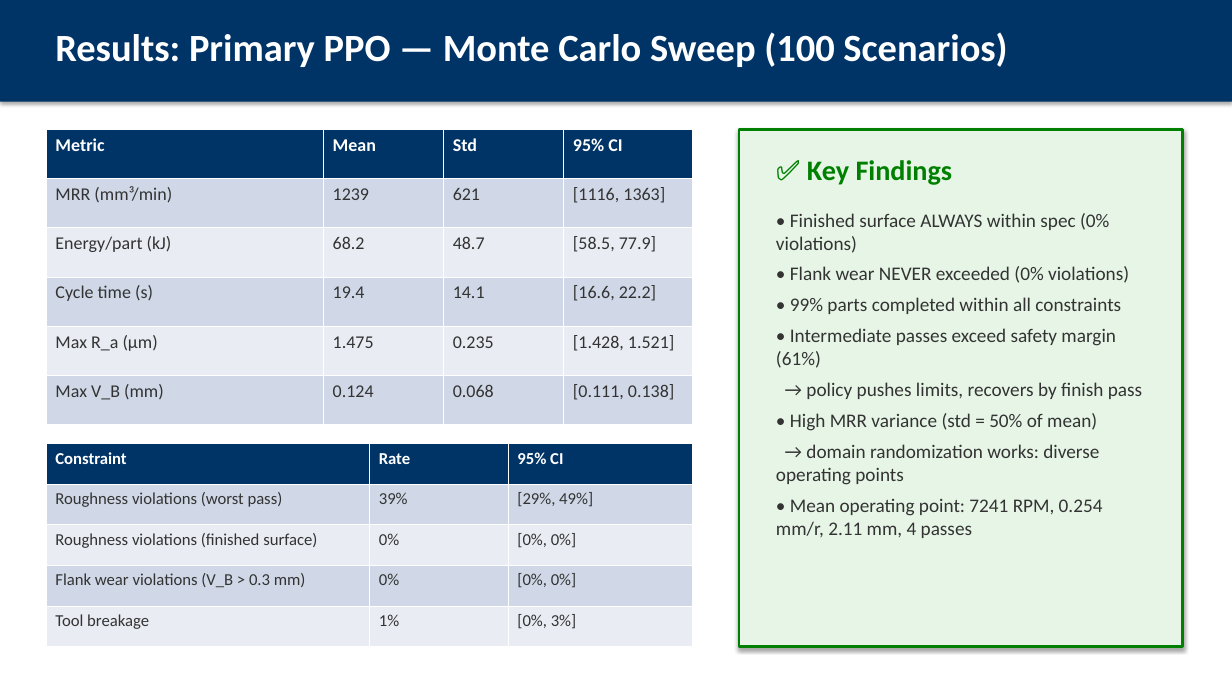
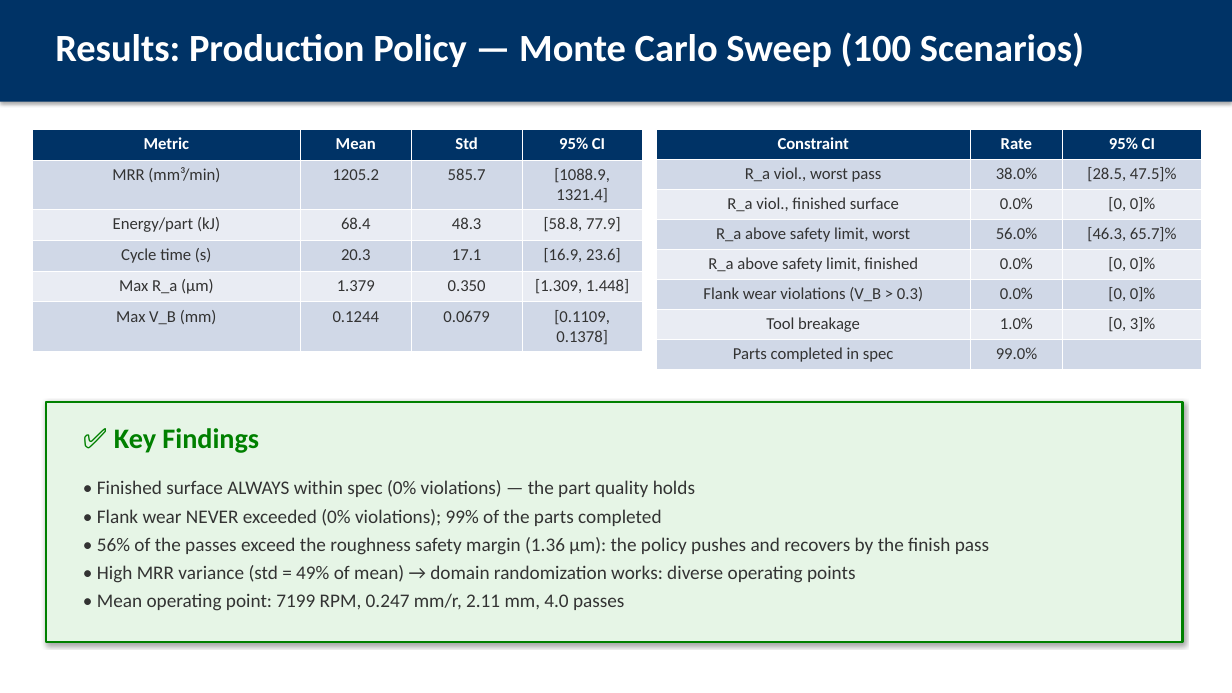
Before and after one commit to AbhinandIITM/AI-in-Mfg, a slide deck: slide 8 of report/presentation.pptx (slide 7 before the commit). Drawn at 1232x693 pixels with LibreOffice and Linux fonts; fonts in the diff are those of the drawing. Boxes give left, top, right and bottom in pixels: in the first picture for what was removed or moved away, otherwise in the second. Text is boxed around its words. In the diff, an @@ line names an element or a change of style, - is before the commit and + after.

```diff
--- a/report/presentation.pptx
+++ b/report/presentation.pptx
@@ text at bbox=[55, 32, 1084, 67]: text changed @@
-Results: Primary PPO — Monte Carlo Sweep (100 Scenarios)
+Results: Production Policy — Monte Carlo Sweep (100 Scenarios)
@@ table at bbox=[32, 129, 642, 349] @@
-row 2: MRR (mm³/min) | 1239 | 621 | [1116, 1363]
+row 2: MRR (mm³/min) | 1205.2 | 585.7 | [1088.9, 1321.4]
-row 3: Energy/part (kJ) | 68.2 | 48.7 | [58.5, 77.9]
+row 3: Energy/part (kJ) | 68.4 | 48.3 | [58.8, 77.9]
-row 4: Cycle time (s) | 19.4 | 14.1 | [16.6, 22.2]
+row 4: Cycle time (s) | 20.3 | 17.1 | [16.9, 23.6]
-row 5: Max R_a (μm) | 1.475 | 0.235 | [1.428, 1.521]
+row 5: Max R_a (μm) | 1.379 | 0.350 | [1.309, 1.448]
-row 6: Max V_B (mm) | 0.124 | 0.068 | [0.111, 0.138]
+row 6: Max V_B (mm) | 0.1244 | 0.0679 | [0.1109, 0.1378]
@@ size 14 to 13 pt in "Metric", "Mean", "Std", "95% CI" and 5 more places @@
@@ alignment left to centre @@
@@ table: place and size @@
-table at bbox=[46, 129, 693, 425]
+table at bbox=[32, 129, 642, 349]
@@ table at bbox=[656, 129, 1202, 370] @@
-row 2: Roughness violations (worst pass) | 39% | [29%, 49%]
-row 3: Roughness violations (finished surface) | 0% | [0%, 0%]
-row 4: Flank wear violations (V_B > 0.3 mm) | 0% | [0%, 0%]
-row 5: Tool breakage | 1% | [0%, 3%]
+row 2: R_a viol., worst pass | 38.0% | [28.5, 47.5]%
+row 3: R_a viol., finished surface | 0.0% | [0, 0]%
+row 4: R_a above safety limit, worst | 56.0% | [46.3, 65.7]%
+row 5: R_a above safety limit, finished | 0.0% | [0, 0]%
+row 6: Flank wear violations (V_B > 0.3) | 0.0% | [0, 0]%
+row 7: Tool breakage | 1.0% | [0, 3]%
+row 8: Parts completed in spec | 99.0% | 
@@ table: place and size @@
-table at bbox=[46, 444, 693, 647]
+table at bbox=[656, 129, 1202, 370]
@@ rectangle: place and size @@
-rectangle at bbox=[739, 129, 1183, 647]
+rectangle at bbox=[46, 402, 1183, 642]
@@ text "✅ Key Findings": place and size @@
-text "✅ Key Findings" at bbox=[807, 160, 953, 185]
+text "✅ Key Findings" at bbox=[114, 428, 259, 453]
@@ text at bbox=[97, 480, 989, 611]: text changed @@
-• Finished surface ALWAYS within spec (0% violations)
-• Flank wear NEVER exceeded (0% violations)
-• 99% parts completed within all constraints
-• Intermediate passes exceed safety margin (61%)
-→ policy pushes limits, recovers by finish pass
-• High MRR variance (std = 50% of mean)
-→ domain randomization works: diverse operating points
-• Mean operating point: 7241 RPM, 0.254 mm/r, 2.11 mm, 4 passes
+• Finished surface ALWAYS within spec (0% violations) — the part quality holds
+• Flank wear NEVER exceeded (0% violations); 99% of the parts completed
+• 56% of the passes exceed the roughness safety margin (1.36 μm): the policy pushes and recovers by the finish pass
+• High MRR variance (std = 49% of mean) → domain randomization works: diverse operating points
+• Mean operating point: 7199 RPM, 0.247 mm/r, 2.11 mm, 4.0 passes
```
Also in this commit, not shown: 9 other slides changed, 4 slides added, 3 slides removed, 50 other files.
